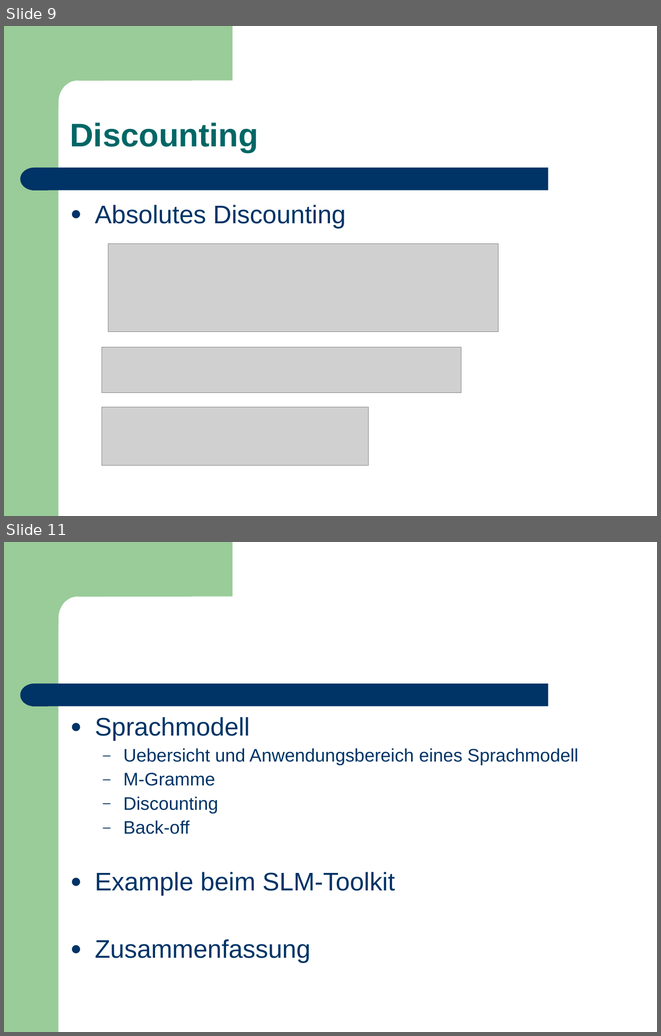
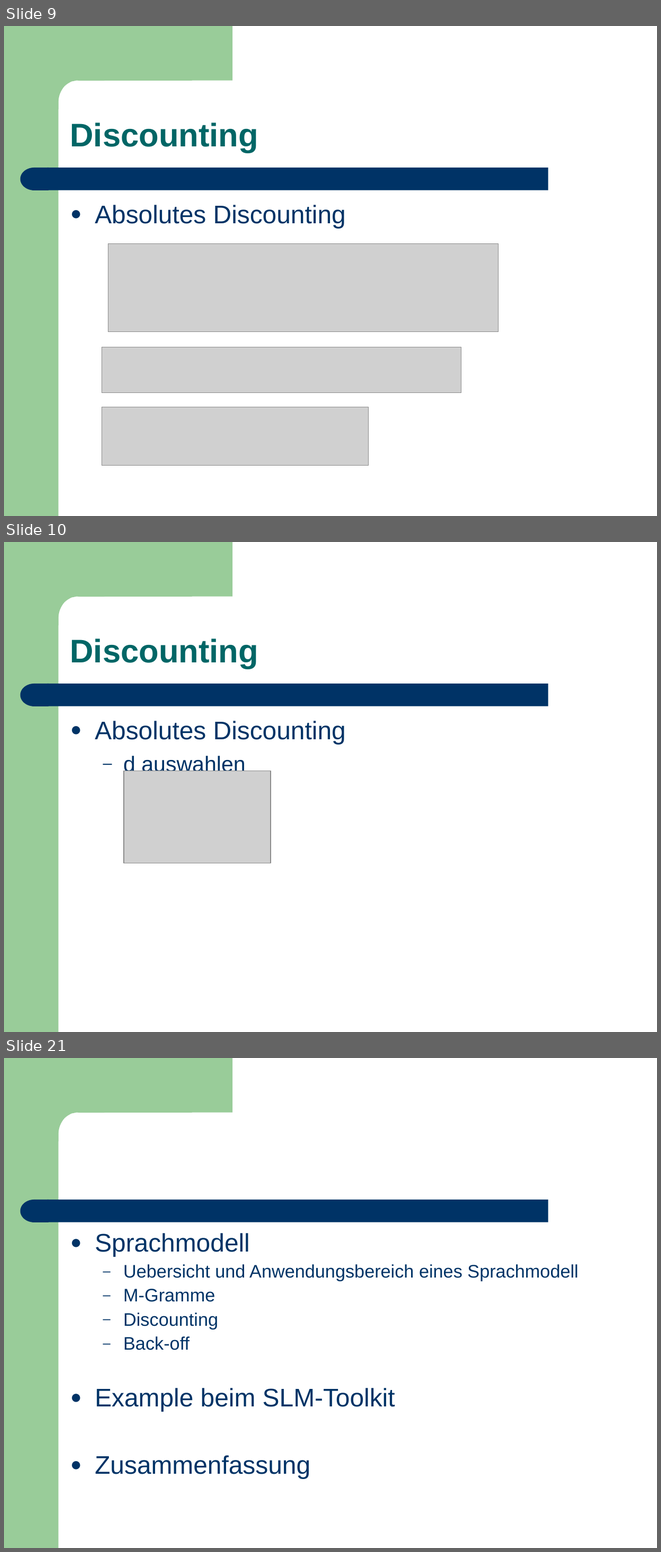
Before and after one commit to leonard117/arbeittet, a slide deck: ARS/doc/Training_Sprachmodell.ppt. Shown one above the other, each under a label of ours: slides 9 and 11 before the commit, slides 9, 10 and 21 after it; the slides between them are not shown. The pictures are 661x1036 and 661x1552 pixels, drawn with LibreOffice and Linux fonts; fonts in the diff are those of the drawing; grey boxes stand for pictures. Boxes give left, top, right and bottom in pixels: in the first picture for what was removed or moved away, otherwise in the second. Text is boxed around its words. In the diff, an @@ line names an element or a change of style, - is before the commit and + after.

```diff
--- a/ARS/doc/Training_Sprachmodell.ppt
+++ b/ARS/doc/Training_Sprachmodell.ppt
@@ slide 10 added at [4,542,657,1032], background #FFFFFF; not listed: 4 template elements that a slide beside it also shows @@
@@ text added at [70,638,258,668], 36 pt, text #006666, bold @@
+Discounting
@@ text added at [95,721,346,776], 28 pt, text #003366 @@
+● Absolutes Discounting
+  – d auswahlen
@@ picture added at [123,770,271,863] @@
@@ what was slide 11 is now slide 21 @@
```
Also in this commit, not shown: 2 slides changed, 9 other slides added.
